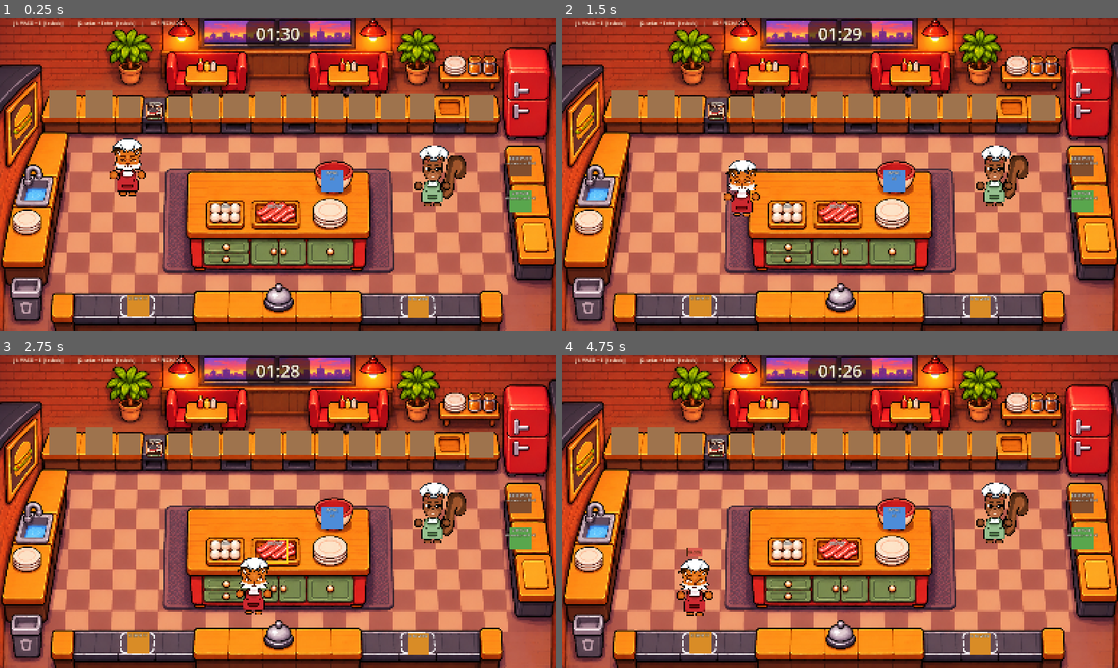
Above: before the commit, frames 1-4 (two rows, left to right).
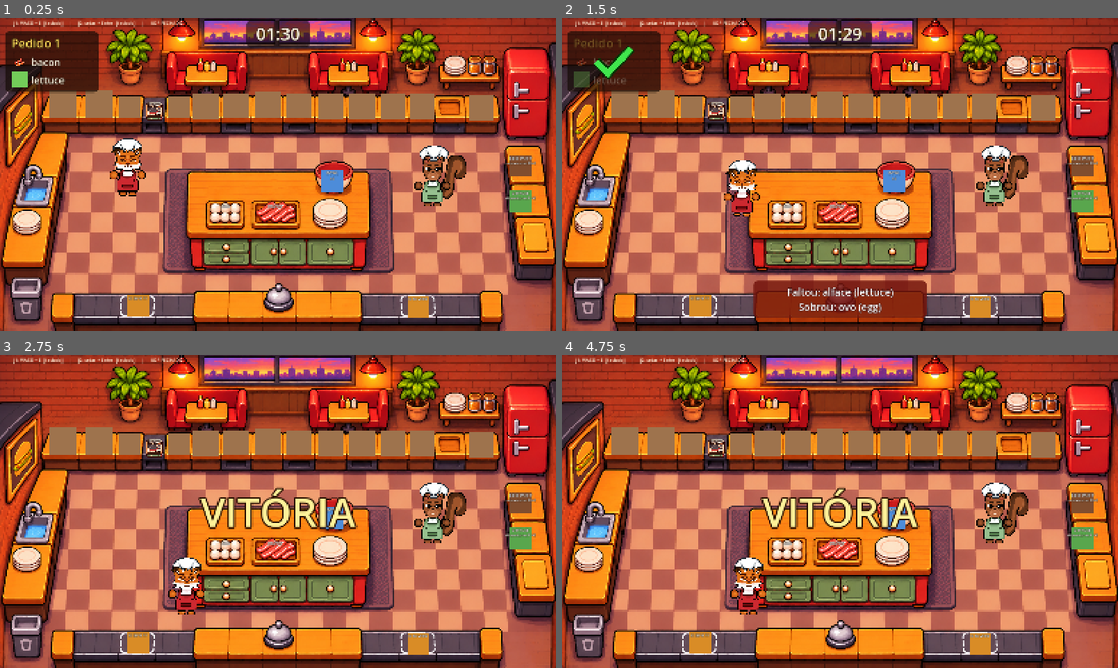
Above: after the commit, the same moments.

Repository: larissalvl/cheflingo
Game: Godot game, scene res://scenes/kitchen.tscn
The game is run twice, just before and just after one commit, with the same random seed, the same clock (stepped at 60 frames per second) and the same inputs.
Inputs:
- Up to frame 1 (0.25 s): no input
- Up to frame 2 (1.5 s): tap Enter at 0.5 s; hold D 0.53-1.28 s; tap 8 at 0.6 s; tap 9 at 0.8, 1.35 s; hold S from 1.28 s (still down)
- Up to frame 3 (2.75 s): tap 8 at 1.55, 2.1 s; release S at 2.03 s; hold D from 2.03 s (still down); tap 9 at 2.3 s
- Up to frame 4 (4.75 s): release D at 2.78 s; hold W 2.78-3.53 s; tap 9 at 2.85, 3.8 s; tap 8 at 3.05, 4.55 s; tap Space at 3.5 s; hold A from 3.53 s (still down); tap E at 3.6 s; tap Enter at 4.35 s

The runs differ from the first frame. In frame 1, 3.3% of the frame differs, in the area x 1-18%, y 4-25%; in frame 2, 7.0%, in the area x 1-66%, y 4-96%; in frame 3, 4.3%; in frame 4, 4.4%.

Commit message:
sistema de pedidos e menu de pedidos
- scripts/ingredients.gd: dados dos ingredientes num lugar só (inglês, português, sprite, cor)
- autoload OrderManager: sorteio de 3 pedidos sem repetir (2, 3, 3-4 itens) e submit_dish
- GameState: sorteio no start_game e estrelas pelo tempo restante
- menu do pedido atual (inglês + sprite), check verde ao acertar e dica em português no erro
- teclas de debug 8/9 (remover antes da entrega)

Co-Authored-By: Claude Opus 5.5 <noreply@anthropic.com>

Diff:
--- a/project.godot
+++ b/project.godot
@@ -18,6 +18,7 @@
 
 InputManager="*res://scripts/input_manager.gd"
 GameState="*res://scripts/game_state.gd"
+OrderManager="*res://scripts/order_manager.gd"
 
 [display]
 
--- a/scenes/kitchen.tscn
+++ b/scenes/kitchen.tscn
@@ -9,6 +9,7 @@
 [ext_resource type="PackedScene" path="res://scenes/stations/stove.tscn" id="6_stove"]
 [ext_resource type="PackedScene" path="res://scenes/stations/delivery.tscn" id="7_delivery"]
 [ext_resource type="PackedScene" path="res://scenes/ui/game_hud.tscn" id="8_game_hud"]
+[ext_resource type="PackedScene" path="res://scenes/ui/order_hud.tscn" id="9_order_hud"]
 
 [sub_resource type="RectangleShape2D" id="Shape_top"]
 size = Vector2(1720, 350)
@@ -187,3 +188,5 @@
 text = "J1: WASD + E   |   J2: setas + Enter"
 
 [node name="GameHud" parent="." instance=ExtResource("8_game_hud")]
+
+[node name="OrderHud" parent="." instance=ExtResource("9_order_hud")]
--- /dev/null
+++ b/scenes/ui/order_hud.tscn
@@ -0,0 +1,86 @@
+[gd_scene load_steps=4 format=3]
+
+[ext_resource type="Script" path="res://scripts/ui/order_hud.gd" id="1_order_hud"]
+
+[sub_resource type="StyleBoxFlat" id="StyleBox_order"]
+content_margin_left = 18.0
+content_margin_top = 10.0
+content_margin_right = 22.0
+content_margin_bottom = 14.0
+bg_color = Color(0.08, 0.04, 0.02, 0.7)
+corner_radius_top_left = 14
+corner_radius_top_right = 14
+corner_radius_bottom_right = 14
+corner_radius_bottom_left = 14
+
+[sub_resource type="StyleBoxFlat" id="StyleBox_hint"]
+content_margin_left = 26.0
+content_margin_top = 12.0
+content_margin_right = 26.0
+content_margin_bottom = 12.0
+bg_color = Color(0.45, 0.08, 0.05, 0.85)
+corner_radius_top_left = 14
+corner_radius_top_right = 14
+corner_radius_bottom_right = 14
+corner_radius_bottom_left = 14
+
+[node name="OrderHud" type="CanvasLayer"]
+layer = 10
+script = ExtResource("1_order_hud")
+
+[node name="OrderPanel" type="PanelContainer" parent="."]
+offset_left = 16.0
+offset_top = 40.0
+offset_right = 296.0
+offset_bottom = 120.0
+mouse_filter = 2
+theme_override_styles/panel = SubResource("StyleBox_order")
+
+[node name="Content" type="VBoxContainer" parent="OrderPanel"]
+layout_mode = 2
+mouse_filter = 2
+theme_override_constants/separation = 8
+
+[node name="Title" type="Label" parent="OrderPanel/Content"]
+layout_mode = 2
+theme_override_colors/font_color = Color(1, 0.85, 0.35, 1)
+theme_override_colors/font_outline_color = Color(0.1, 0.05, 0, 1)
+theme_override_constants/outline_size = 8
+theme_override_font_sizes/font_size = 36
+text = "Pedido 1"
+
+[node name="Rows" type="VBoxContainer" parent="OrderPanel/Content"]
+layout_mode = 2
+mouse_filter = 2
+theme_override_constants/separation = 6
+
+[node name="Check" type="Control" parent="OrderPanel"]
+visible = false
+layout_mode = 2
+mouse_filter = 2
+
+[node name="HintPanel" type="PanelContainer" parent="."]
+visible = false
+anchors_preset = 7
+anchor_left = 0.5
+anchor_top = 1.0
+anchor_right = 0.5
+anchor_bottom = 1.0
+offset_left = -260.0
+offset_top = -140.0
+offset_right = 260.0
+offset_bottom = -40.0
+grow_horizontal = 2
+grow_vertical = 0
+mouse_filter = 2
+theme_override_styles/panel = SubResource("StyleBox_hint")
+
+[node name="HintLabel" type="Label" parent="HintPanel"]
+layout_mode = 2
+theme_override_colors/font_color = Color(1, 1, 1, 1)
+theme_override_colors/font_outline_color = Color(0.15, 0, 0, 1)
+theme_override_constants/outline_size = 6
+theme_override_font_sizes/font_size = 30
+text = "Faltou: ovo (egg)"
+horizontal_alignment = 1
+vertical_alignment = 1
--- a/scripts/game_state.gd
+++ b/scripts/game_state.gd
@@ -10,12 +10,17 @@
 enum State { MENU, JOGANDO, VITORIA, GAME_OVER }
 
 const ROUND_SECONDS := 90.0
+## Estrelas pelo tempo restante na vitória: 3 com 45 s ou mais, 2 com 20 s ou mais, senão 1.
+const THREE_STARS_SECONDS := 45.0
+const TWO_STARS_SECONDS := 20.0
 
 var state: State = State.MENU
 ## Tempo restante em segundos (com fração).
 var time_left: float = ROUND_SECONDS
 ## Tempo restante no momento da vitória (para as estrelas, depois).
 var final_time_left: float = 0.0
+## Estrelas ganhas (1 a 3). 0 = ainda não venceu.
+var stars: int = 0
 
 
 func _process(delta: float) -> void:
@@ -32,19 +37,28 @@
 
 # ---------------- API pública ----------------
 
-## Zera tudo e começa a partida.
+## Zera tudo, sorteia os pedidos e começa a partida.
 func start_game() -> void:
 	time_left = ROUND_SECONDS
 	final_time_left = 0.0
+	stars = 0
+	OrderManager.start_new_round()
 	_set_state(State.JOGANDO)
 	time_changed.emit(get_seconds_left())
 
 
-## Vitória: guarda o tempo restante. Só vale durante a partida.
+## Vitória: guarda o tempo restante e as estrelas. Só vale durante a partida.
 func win() -> void:
 	if state != State.JOGANDO:
 		return
 	final_time_left = time_left
+	if final_time_left >= THREE_STARS_SECONDS:
+		stars = 3
+	elif final_time_left >= TWO_STARS_SECONDS:
+		stars = 2
+	else:
+		stars = 1
+	print("[GameState] vitória com %.1f s restantes -> %d estrela(s)" % [final_time_left, stars])
 	_set_state(State.VITORIA)
 
 
@@ -59,6 +73,8 @@
 func reset() -> void:
 	time_left = ROUND_SECONDS
 	final_time_left = 0.0
+	stars = 0
+	OrderManager.clear()
 	_set_state(State.MENU)
 	time_changed.emit(get_seconds_left())
 
--- /dev/null
+++ b/scripts/ingredients.gd
@@ -0,0 +1,65 @@
+class_name Ingredients
+extends RefCounted
+## Dados de TODOS os ingredientes do jogo, num lugar só.
+## Para acrescentar um ingrediente novo, basta adicionar uma entrada em DATA:
+## os pedidos, o menu e a dica de erro se ajustam sozinhos.
+##
+## A chave (id) é a mesma string que as caixas usam no campo "ingredient".
+## - en: nome em inglês (aparece no menu de pedidos)
+## - pt: tradução (só aparece na dica, DEPOIS de um erro)
+## - sprite: caminho do PNG em sprites/. Deixe "" enquanto não houver arte;
+##   aí o jogo mostra um retângulo da cor `color` no lugar.
+
+const DATA := {
+	"EGG": {
+		"en": "egg",
+		"pt": "ovo",
+		"sprite": "res://sprites/ovoIcone.PNG",
+		"color": Color(1.0, 0.82, 0.3),
+	},
+	"BACON": {
+		"en": "bacon",
+		"pt": "bacon",
+		"sprite": "res://sprites/baconIcone.PNG",
+		"color": Color(0.85, 0.35, 0.3),
+	},
+	"BEEF PATTY": {
+		"en": "beef patty",
+		"pt": "hambúrguer de carne",
+		"sprite": "",  # falta a arte: sprites/carneIcone.PNG
+		"color": Color(0.5, 0.3, 0.18),
+	},
+	"LETTUCE": {
+		"en": "lettuce",
+		"pt": "alface",
+		"sprite": "",  # falta a arte: sprites/alfaceIcone.PNG
+		"color": Color(0.45, 0.8, 0.35),
+	},
+}
+
+
+## Lista de ids na ordem acima.
+static func ids() -> Array:
+	return DATA.keys()
+
+
+static func english(id: String) -> String:
+	return DATA[id]["en"] if DATA.has(id) else id.to_lower()
+
+
+static func portuguese(id: String) -> String:
+	return DATA[id]["pt"] if DATA.has(id) else id.to_lower()
+
+
+static func color(id: String) -> Color:
+	return DATA[id]["color"] if DATA.has(id) else Color.GRAY
+
+
+## Textura do ingrediente, ou null se ainda não houver sprite (use o placeholder).
+static func texture(id: String) -> Texture2D:
+	if not DATA.has(id):
+		return null
+	var path: String = DATA[id]["sprite"]
+	if path == "" or not ResourceLoader.exists(path):
+		return null
+	return load(path)
--- a/scripts/item.gd
+++ b/scripts/item.gd
@@ -2,16 +2,9 @@
 extends Node2D
 ## Um ingrediente que pode ser carregado pelo chef ou ficar numa bancada.
 ## Placeholder desenhado em código (troca por Sprite2D quando a arte chegar).
+## A cor vem de Ingredients (scripts/ingredients.gd).
 
 const SIZE := Vector2(46, 26)
-
-## Cor de cada ingrediente.
-const COLORS := {
-	"EGG": Color(1.0, 0.82, 0.3),
-	"BACON": Color(0.85, 0.35, 0.3),
-	"BEEF PATTY": Color(0.5, 0.3, 0.18),
-	"LETTUCE": Color(0.45, 0.8, 0.35),
-}
 
 var ingredient: String = "EGG"
 
@@ -29,7 +22,7 @@
 
 func _draw() -> void:
 	var rect := Rect2(-SIZE / 2, SIZE)
-	draw_rect(rect, COLORS.get(ingredient, Color.GRAY))
+	draw_rect(rect, Ingredients.color(ingredient))
 	draw_rect(rect, Color(0.25, 0.15, 0.05), false, 2.0)
 	draw_string(ThemeDB.fallback_font, Vector2(-SIZE.x / 2, 5), ingredient,
 		HORIZONTAL_ALIGNMENT_CENTER, SIZE.x, 11, Color(0.25, 0.15, 0.05))
--- a/scripts/kitchen.gd
+++ b/scripts/kitchen.gd
@@ -19,7 +19,8 @@
 
 
 # DEBUG: remover antes da entrega
-# F1 = vitória, F2 = game over, F3 = reinicia a partida.
+# F1 = vitória, F2 = game over, F3 = reinicia a partida,
+# 8 = entrega o pedido certo, 9 = entrega um pedido errado.
 func _unhandled_input(event: InputEvent) -> void:
 	if not (event is InputEventKey and event.pressed and not event.echo):
 		return
@@ -30,3 +31,19 @@
 			GameState.lose()
 		KEY_F3:
 			GameState.start_game()
+		KEY_8, KEY_KP_8:
+			OrderManager.submit_dish(OrderManager.current_items.duplicate())
+		KEY_9, KEY_KP_9:
+			OrderManager.submit_dish(_debug_wrong_dish())
+
+
+# DEBUG: remover antes da entrega
+# Pedido atual sem o último item e com um ingrediente a mais (se houver algum fora do pedido).
+func _debug_wrong_dish() -> Array:
+	var dish := OrderManager.current_items.duplicate()
+	dish.pop_back()
+	for id in Ingredients.ids():
+		if id not in OrderManager.current_items:
+			dish.append(id)
+			break
+	return dish
--- /dev/null
+++ b/scripts/order_manager.gd
@@ -0,0 +1,121 @@
+extends Node
+## OrderManager (autoload): sorteia os 3 pedidos da partida e confere as entregas.
+## As combinações são geradas a partir de Ingredients.ids(), então um ingrediente
+## novo entra nos sorteios sem mexer neste arquivo.
+
+signal order_changed(index: int, items: Array)
+signal order_delivered_ok
+signal order_delivered_wrong(missing: Array, extra: Array)
+signal all_orders_done
+
+## Quantos itens cada pedido pode ter (dificuldade crescente).
+## Pedido 1: 2 itens. Pedido 2: 3 itens. Pedido 3: 3 ou 4 itens.
+const ORDER_SIZES := [[2], [3], [3, 4]]
+
+## Os pedidos sorteados (cada um é uma lista de ids).
+var orders: Array = []
+## Pedido atual, de 1 a 3. 0 = nenhuma partida em andamento.
+var current_index: int = 0
+## Ids do pedido atual.
+var current_items: Array = []
+
+
+# ---------------- API pública ----------------
+
+## Chamado pelo GameState.start_game(): sorteia e volta para o pedido 1.
+func start_new_round() -> void:
+	orders = _draw_orders()
+	_go_to_order(1)
+	print("[OrderManager] pedidos sorteados: %s" % [orders])
+
+
+## Limpa tudo (sem partida).
+func clear() -> void:
+	orders = []
+	current_index = 0
+	current_items = []
+
+
+func total_orders() -> int:
+	return orders.size()
+
+
+## Confere um prato (lista de ids, em qualquer ordem) com o pedido atual.
+## Retorna true se estava certo.
+func submit_dish(dish: Array) -> bool:
+	if not GameState.is_playing() or current_index == 0:
+		return false
+
+	# Compara contando: o que o pedido pede e o prato não tem = faltando;
+	# o que sobra no prato = sobrando (inclui ingrediente repetido).
+	var leftover := dish.duplicate()
+	var missing: Array = []
+	for id in current_items:
+		if id in leftover:
+			leftover.erase(id)
+		else:
+			missing.append(id)
+	var extra := leftover
+
+	if missing.is_empty() and extra.is_empty():
+		print("[OrderManager] pedido %d CERTO" % current_index)
+		order_delivered_ok.emit()
+		if current_index >= orders.size():
+			all_orders_done.emit()
+			GameState.win()
+		else:
+			_go_to_order(current_index + 1)
+		return true
+
+	print("[OrderManager] pedido %d ERRADO. faltou=%s sobrou=%s" % [current_index, missing, extra])
+	order_delivered_wrong.emit(missing, extra)
+	return false
+
+
+## Todas as combinações de `size` elementos de `items` (sem repetir, sem ordem).
+static func combinations(items: Array, size: int) -> Array:
+	if size == 0:
+		return [[]]
+	if items.size() < size:
+		return []
+	var first = items[0]
+	var rest := items.slice(1)
+	var result: Array = []
+	for combo in combinations(rest, size - 1):
+		result.append([first] + combo)
+	result.append_array(combinations(rest, size))
+	return result
+
+
+# ---------------- interno ----------------
+
+func _go_to_order(index: int) -> void:
+	current_index = index
+	current_items = orders[index - 1].duplicate()
+	order_changed.emit(current_index, current_items.duplicate())
+
+
+func _draw_orders() -> Array:
+	var ids := Ingredients.ids()
+	var used := {}
+	var result: Array = []
+	for sizes in ORDER_SIZES:
+		var pool: Array = []
+		for size in sizes:
+			for combo in combinations(ids, size):
+				if not used.has(_key(combo)):
+					pool.append(combo)
+		if pool.is_empty():
+			push_error("[OrderManager] ingredientes insuficientes para sortear os pedidos.")
+			break
+		var pick: Array = pool.pick_random()
+		used[_key(pick)] = true
+		result.append(pick)
+	return result
+
+
+## Identidade de uma combinação, independente da ordem.
+func _key(combo: Array) -> String:
+	var sorted := combo.duplicate()
+	sorted.sort()
+	return "|".join(sorted)
--- /dev/null
+++ b/scripts/ui/order_hud.gd
@@ -0,0 +1,159 @@
+extends CanvasLayer
+## Menu do pedido atual (canto superior esquerdo) e dica de erro (centro inferior).
+## O menu mostra só o inglês; a tradução aparece apenas na dica, depois de um erro.
+
+const ICON_SIZE := Vector2(48, 48)
+const ROW_FONT_SIZE := 30
+const CHECK_SECONDS := 1.0
+const HINT_SECONDS := 3.0
+const CHECK_COLOR := Color(0.25, 0.9, 0.3)
+const CHECK_OUTLINE := Color(0.02, 0.2, 0.02)
+
+## Aumenta a cada ✔/dica para um timer antigo não esconder o novo.
+var _check_gen := 0
+var _hint_gen := 0
+var _showing_check := false
+
+@onready var _order_panel: PanelContainer = $OrderPanel
+@onready var _content: VBoxContainer = $OrderPanel/Content
+@onready var _title: Label = $OrderPanel/Content/Title
+@onready var _rows: VBoxContainer = $OrderPanel/Content/Rows
+## O ✔ é desenhado com linhas (o caractere vira emoji colorido no Windows).
+@onready var _check: Control = $OrderPanel/Check
+@onready var _hint_panel: PanelContainer = $HintPanel
+@onready var _hint_label: Label = $HintPanel/HintLabel
+
+
+func _ready() -> void:
+	GameState.state_changed.connect(_on_state_changed)
+	OrderManager.order_changed.connect(_on_order_changed)
+	OrderManager.order_delivered_ok.connect(_on_delivered_ok)
+	OrderManager.order_delivered_wrong.connect(_on_delivered_wrong)
+	_check.visible = false
+	_check.draw.connect(_draw_check)
+	_hint_panel.visible = false
+	_refresh()
+	_on_state_changed(GameState.state)
+
+
+# ---------------- sinais ----------------
+
+func _on_state_changed(new_state: GameState.State) -> void:
+	var playing := new_state == GameState.State.JOGANDO
+	_order_panel.visible = playing
+	if not playing:
+		_hide_hint()
+	else:
+		_cancel_check()
+		_refresh()
+
+
+func _on_order_changed(_index: int, _items: Array) -> void:
+	# Durante o ✔ a troca espera; o _refresh roda quando o ✔ some.
+	if not _showing_check:
+		_refresh()
+
+
+func _on_delivered_ok() -> void:
+	_hide_hint()
+	_check_gen += 1
+	var gen := _check_gen
+	_showing_check = true
+	_check.visible = true
+	_content.modulate.a = 0.3
+	await get_tree().create_timer(CHECK_SECONDS).timeout
+	if gen == _check_gen:
+		_cancel_check()
+		_refresh()
+
+
+func _on_delivered_wrong(missing: Array, extra: Array) -> void:
+	var lines: Array[String] = []
+	if not missing.is_empty():
+		lines.append("Faltou: " + _translate_list(missing))
+	if not extra.is_empty():
+		lines.append("Sobrou: " + _translate_list(extra))
+	_hint_label.text = "\n".join(lines)
+	_hint_panel.visible = true
+	_hint_gen += 1
+	var gen := _hint_gen
+	await get_tree().create_timer(HINT_SECONDS).timeout
+	if gen == _hint_gen:
+		_hide_hint()
+
+
+# ---------------- desenho ----------------
+
+## Redesenha o painel com o pedido atual do OrderManager.
+func _refresh() -> void:
+	for child in _rows.get_children():
+		child.queue_free()
+	if OrderManager.current_index == 0:
+		_title.text = "Pedido"
+		return
+	_title.text = "Pedido %d" % OrderManager.current_index
+	for id in OrderManager.current_items:
+		_rows.add_child(_make_row(id))
+
+
+## Uma linha: ícone (sprite ou retângulo colorido) + nome em inglês.
+func _make_row(id: String) -> HBoxContainer:
+	var row := HBoxContainer.new()
+	row.add_theme_constant_override("separation", 12)
+
+	var tex := Ingredients.texture(id)
+	if tex != null:
+		var icon := TextureRect.new()
+		icon.texture = tex
+		icon.custom_minimum_size = ICON_SIZE
+		icon.expand_mode = TextureRect.EXPAND_IGNORE_SIZE
+		icon.stretch_mode = TextureRect.STRETCH_KEEP_ASPECT_CENTERED
+		row.add_child(icon)
+	else:
+		var placeholder := ColorRect.new()
+		placeholder.color = Ingredients.color(id)
+		placeholder.custom_minimum_size = ICON_SIZE
+		row.add_child(placeholder)
+
+	var label := Label.new()
+	label.text = Ingredients.english(id)
+	label.vertical_alignment = VERTICAL_ALIGNMENT_CENTER
+	label.add_theme_font_size_override("font_size", ROW_FONT_SIZE)
+	label.add_theme_color_override("font_color", Color(1.0, 0.97, 0.9))
+	label.add_theme_color_override("font_outline_color", Color(0.1, 0.05, 0.0))
+	label.add_theme_constant_override("outline_size", 6)
+	row.add_child(label)
+	return row
+
+
+## Desenha o ✔ verde no centro do painel.
+func _draw_check() -> void:
+	var s := minf(_check.size.x, _check.size.y) * 0.8
+	var c := _check.size / 2
+	var pts := PackedVector2Array([
+		c + Vector2(-0.4, 0.0) * s,
+		c + Vector2(-0.12, 0.28) * s,
+		c + Vector2(0.42, -0.3) * s,
+	])
+	_check.draw_polyline(pts, CHECK_OUTLINE, s * 0.22, true)
+	_check.draw_polyline(pts, CHECK_COLOR, s * 0.14, true)
+
+
+## "ovo (egg), alface (lettuce)"
+func _translate_list(ids: Array) -> String:
+	var parts: Array[String] = []
+	for id in ids:
+		parts.append("%s (%s)" % [Ingredients.portuguese(id), Ingredients.english(id)])
+	return ", ".join(parts)
+
+
+func _cancel_check() -> void:
+	_check_gen += 1
+	_showing_check = false
+	_check.visible = false
+	_content.modulate.a = 1.0
+
+
+func _hide_hint() -> void:
+	_hint_gen += 1
+	_hint_panel.visible = false
Not shown, added: scripts/ingredients.gd.uid
Not shown, added: scripts/order_manager.gd.uid
Not shown, added: scripts/ui/order_hud.gd.uid
